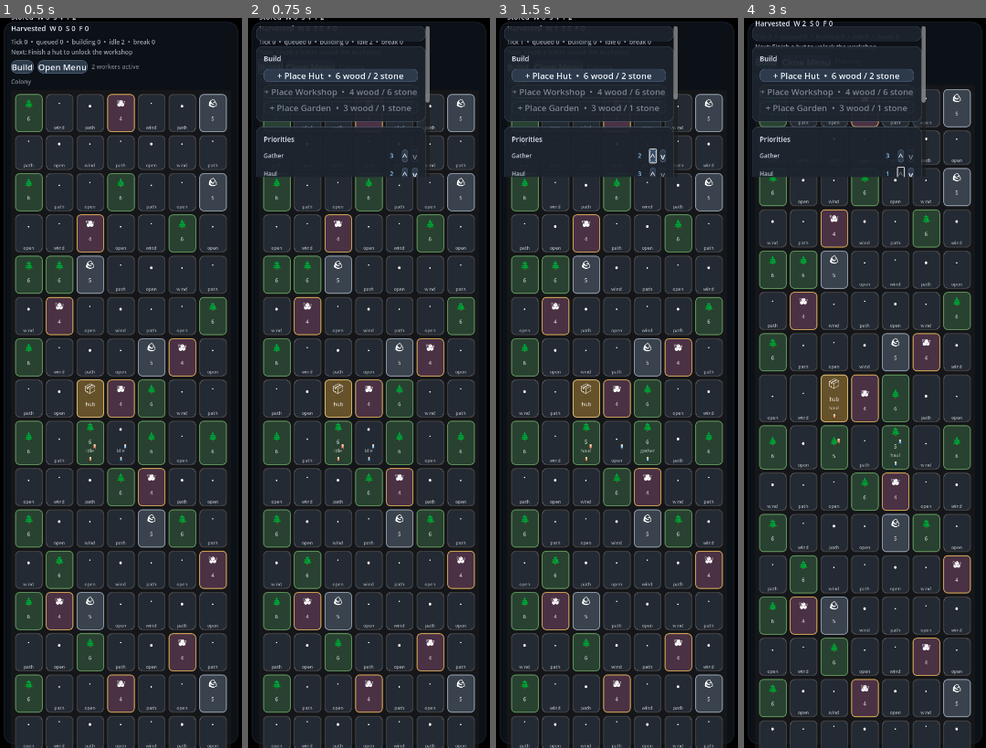
Above: before the commit, frames 1-4 (left to right).
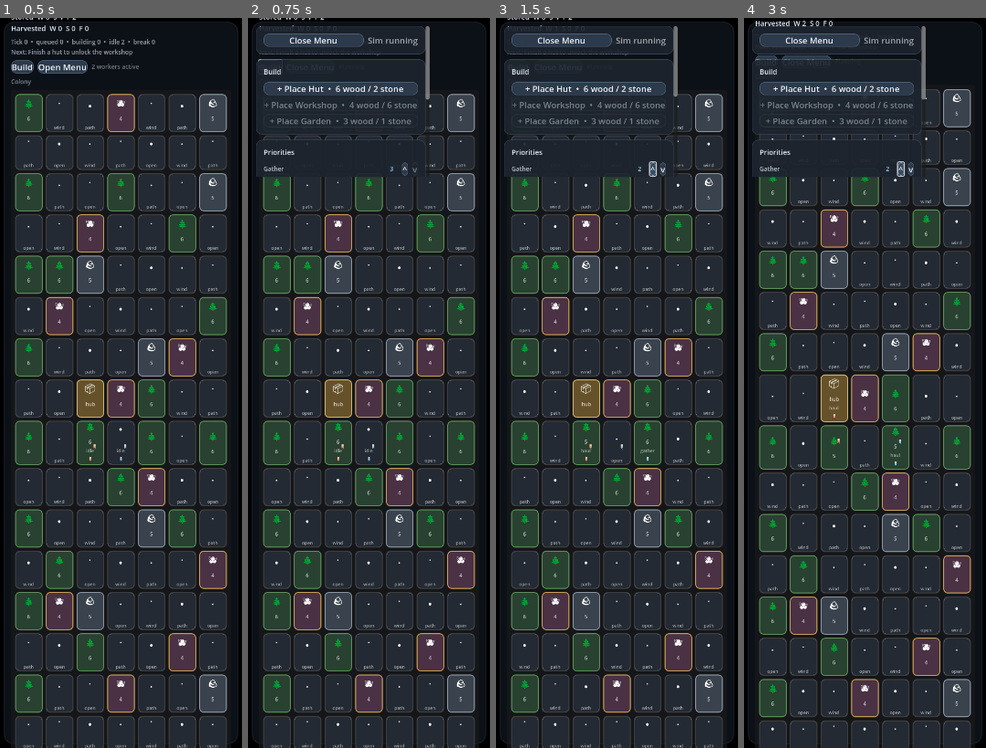
Above: after the commit, the same moments.

Repository: misospace/windowstead
Game: Godot game, scene res://scenes/main.tscn
Same seed, same stepped clock (60 frames per second), same inputs: the game is played once before the commit and once after it.
Inputs:
- Up to frame 1 (0.5 s): no input
- Up to frame 2 (0.75 s): click "Build" at 0.5 s
- Up to frame 3 (1.5 s): click "^" at 1.25 s
- Up to frame 4 (3 s): click "v" at 2 s; click "^" at 2.75 s

Frame 1 is identical in both runs. In frame 2, 4.3% of the frame differs, in the area x 3-76%, y 2-22%; in frame 3, 4.4%; in frame 4, 4.4%.

Commit message:
fix: improve main menu popup presentation (issue #95)

Diff:
--- a/scenes/main.tscn
+++ b/scenes/main.tscn
@@ -135,7 +135,7 @@
 visible = false
 top_level = true
 layout_mode = 2
-custom_minimum_size = Vector2(280, 260)
+custom_minimum_size = Vector2(280, 300)
 size_flags_vertical = 3
 horizontal_scroll_mode = 0
 
@@ -161,7 +161,6 @@
 theme_override_constants/separation = 8
 
 [node name="MenuRow" type="HBoxContainer" parent="Backdrop/Margin/Root/SidebarScroll/Right/MenuPanel/MenuMargin/MenuBox"]
-visible = false
 layout_mode = 2
 theme_override_constants/separation = 8
 
@@ -169,7 +168,7 @@
 unique_name_in_owner = true
 layout_mode = 2
 size_flags_horizontal = 3
-text = "Menu"
+text = "Close Menu"
 
 [node name="MenuHint" type="Label" parent="Backdrop/Margin/Root/SidebarScroll/Right/MenuPanel/MenuMargin/MenuBox/MenuRow"]
 unique_name_in_owner = true
--- a/scripts/main.gd
+++ b/scripts/main.gd
@@ -171,7 +171,7 @@
 	var button_hover := make_panel_style(Color(0.23, 0.3, 0.39, 1.0), Color(0.49, 0.64, 0.78, 1.0), 10)
 	var button_pressed := make_panel_style(Color(0.13, 0.18, 0.24, 1.0), Color(0.42, 0.58, 0.71, 0.95), 10)
 	var button_disabled := make_panel_style(Color(0.12, 0.15, 0.19, 0.65), Color(0.24, 0.28, 0.33, 0.45), 10)
-	for button_name in ["BuildModeButton", "HudMenuButton", "GatherUpButton", "GatherDownButton", "Ha …(204 unchanged characters)…
+	for button_name in ["BuildModeButton", "HudMenuButton", "MenuButton", "GatherUpButton", "GatherDownButton", "Ha …(204 unchanged characters)…
 		var button := maybe_node("%%%s" % button_name) as Button
 		if button:
 			button.add_theme_stylebox_override("normal", button_normal.duplicate())
@@ -308,7 +308,7 @@
 	world_panel.custom_minimum_size = Vector2(world_size.x + WORLD_PANEL_PADDING.x, world_size.y + WORLD_PANEL_PADDING.y)
 	if not is_bottom:
 		world_panel.size = world_panel.custom_minimum_size
-	sidebar_scroll.custom_minimum_size = Vector2(220, 180) if is_bottom else Vector2(220, 300)
+	sidebar_scroll.custom_minimum_size = Vector2(280, 300)
 	world_grid.custom_minimum_size = Vector2(world_size.x, world_size.y)
 	world_grid.size = Vector2(world_size.x, world_size.y)
 	if world_grid:
@@ -425,6 +425,7 @@
 	%SaveButton.pressed.connect(save_game)
 	%ResetButton.pressed.connect(start_new_game)
 	menu_button.pressed.connect(toggle_menu)
+	%MenuButton.pressed.connect(close_menu)
 	build_mode_button.pressed.connect(open_build_popup)
 	%NewGameButton.pressed.connect(start_new_game)
 	%SaveGameButton.pressed.connect(save_game)
@@ -523,7 +524,8 @@
 	var is_open := not sidebar_scroll.visible
 	sidebar_scroll.visible = is_open
 	menu_actions.visible = is_open
-	management_panels.visible = is_open
+	management_panels.visible = false
+	settings_panel.visible = false
 	if is_open:
 		render_all()
 	else:
@@ -546,19 +548,26 @@
 		cancel_build_placement()
 		return
 	sidebar_scroll.visible = true
+	menu_actions.visible = false
 	management_panels.visible = true
+	for child in management_panels.get_children():
+		child.visible = child != settings_panel
 	settings_panel.visible = false
 	update_menu_button_text()
 
 func open_settings() -> void:
 	sidebar_scroll.visible = true
-	menu_actions.visible = true
+	menu_actions.visible = false
 	management_panels.visible = true
+	for child in management_panels.get_children():
+		child.visible = child == settings_panel
 	settings_panel.visible = true
 	update_menu_button_text()
 
 func close_settings() -> void:
 	settings_panel.visible = false
+	management_panels.visible = false
+	menu_actions.visible = sidebar_scroll.visible
 	update_menu_button_text()
 
 func start_new_game() -> void:
@@ -633,15 +642,12 @@
 func _on_dock_side_selected(index: int) -> void:
 	var previous_family := anchor_family
 	var menu_was_open := sidebar_scroll.visible
+	var menu_actions_was_visible := menu_actions.visible
+	var management_was_visible := management_panels.visible
+	var settings_was_visible := settings_panel.visible
 	settings["dock_anchor"] = dock_anchor_from_option(index)
 	save_settings()
 	apply_dock_position()
-	if menu_was_open:
-		sidebar_scroll.visible = true
-		menu_actions.visible = true
-		management_panels.visible = true
-		position_popup_panel(settings.get("dock_anchor", "right"))
-		update_menu_button_text()
 	if previous_family != anchor_family:
 		build_world()
 		bootstrap_state()
@@ -649,6 +655,14 @@
 		render_all()
 	sidebar_scroll.visible = menu_was_open
 	if menu_was_open:
+		menu_actions.visible = menu_actions_was_visible
+		management_panels.visible = management_was_visible
+		for child in management_panels.get_children():
+			if settings_was_visible:
+				child.visible = child == settings_panel
+			else:
+				child.visible = child != settings_panel
+		settings_panel.visible = settings_was_visible
 		position_popup_panel(settings["dock_anchor"])
 	update_menu_button_text()
 
